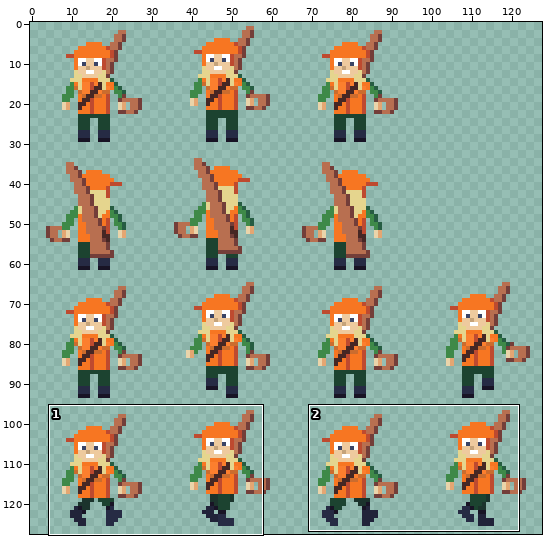
Two states of a pixel-art file, assets/textures/characters/metsastaja_naaras_32.aseprite. Above: a wide view before the commit, with the close-up outlined.
Close-up. Old version:
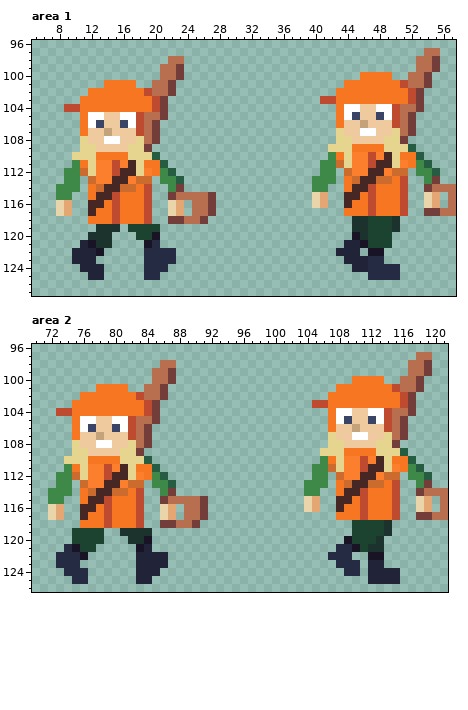
128x128 pixels, 1 frame. Shown: area 1: x 5..57, y 96..127; area 2: x 70..121, y 96..126.
The same view after the edit:
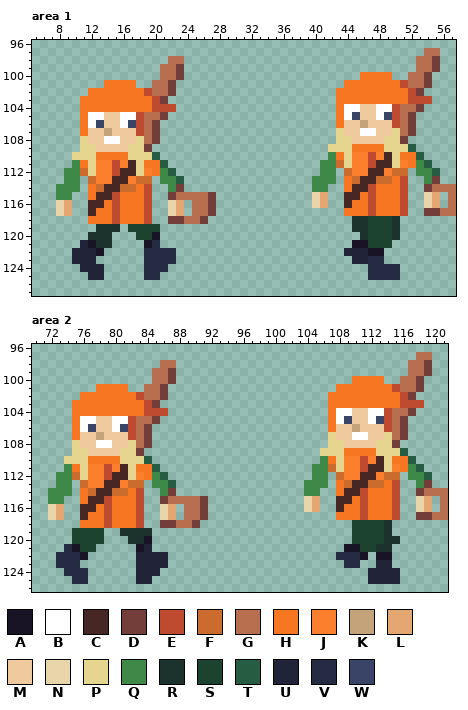
Palette (. is transparent): A #181425  B #ffffff  C #462724  D #733e39  E #be4a2f  F #cb6c2e  G #b86f50  H #f77622  J #fc7f2e  K #c5a37a  L #e4a672  M #eeca9e  N #ead4aa  P #e5d58e  Q #3e8948  R #1b332c  S #1c4330  T #265c42  U #212339  V #262b44  W #3a4466
Edits made:
Area 1:
Colour U gives way to colour A in row 121 at x 45.
Colour W gives way to colour B in row 105 at x 48; in row 106 at x 16.
The edit adds colour E in row 103 at x 54; in row 104 at x 22.
Colour D gives way to colour E in row 103 at x 53; in row 104 at x 21.
The edit adds colour R in row 120 at x 50.
The edit adds colour U in row 122 at x 46.
Colour B gives way to colour W in row 105 at x 49; in row 106 at x 17.
Colour A is removed in row 120 at x 45.
Colour E is removed in row 103 at x 41 to 42; in row 104 at x 9 to 10.
Colour U is removed in row 121 at x 44; in row 122 at x 43; in row 123 at x 44; in row 124 at x 45 to 46.
Area 2:
The edit adds colour A in row 122 at x 111 and 114.
Colour V gives way to colour A in row 121 at x 109.
Colour W gives way to colour B in row 105 at x 112; in row 106 at x 80.
The edit adds colour E in row 103 at x 118; in row 104 at x 86.
Colour D gives way to colour E in row 103 at x 117; in row 104 at x 85.
The edit adds colour R in row 120 at x 114 to 115; in row 121 at x 114.
Colour R gives way to colour S in row 120 at x 113; in row 121 at x 112.
The edit adds colour U in row 123 at x 114.
The edit adds colour V in row 122 at x 110.
Colour B gives way to colour W in row 105 at x 113; in row 106 at x 81.
Colour A is removed in row 120 at x 109; in row 122 at x 112.
Colour E is removed in row 103 at x 105 to 106; in row 104 at x 73 to 74.
Colour U is removed in row 123 at x 112.
Colour V is removed in row 121 at x 108; in row 122 at x 107; in row 123 at x 108; in row 124 at x 109 to 110.
